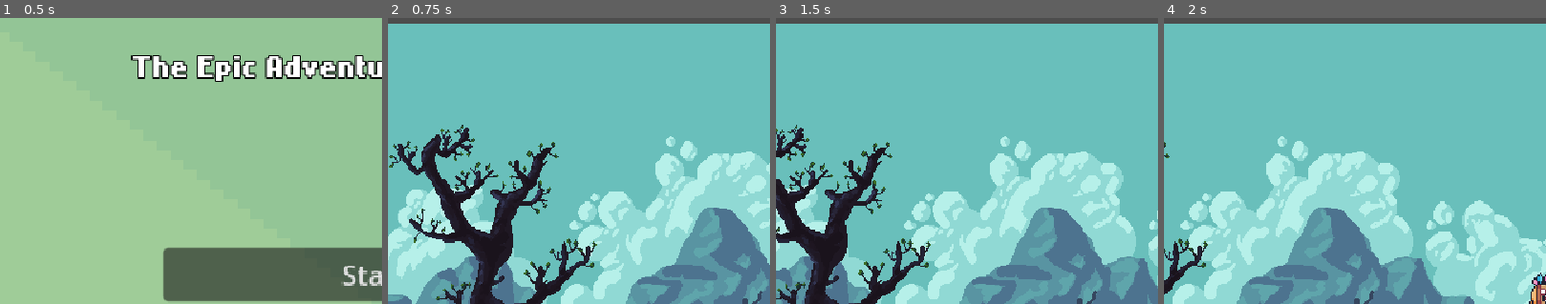
Above: before the commit, frames 1-4 (left to right).
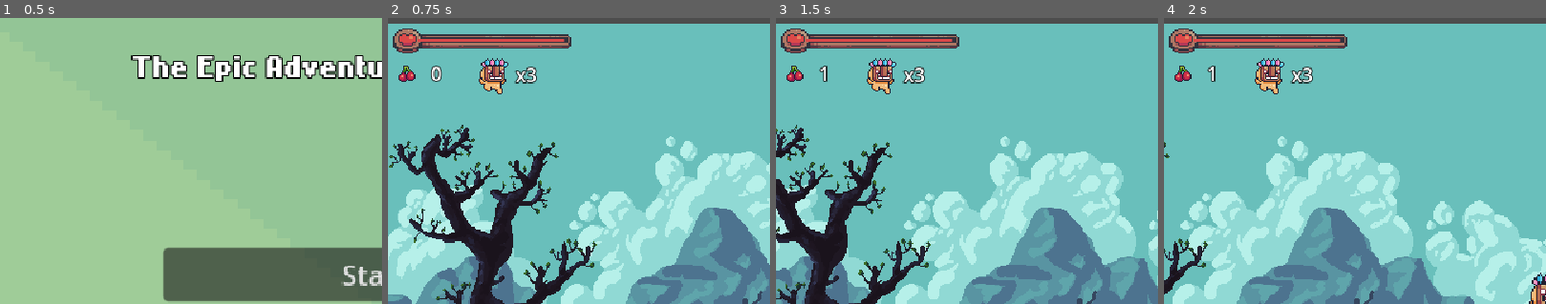
Above: after the commit, the same moments.

Repository: TheBasol/Mask-dude-adventure
Game: Godot game, scene res://main_menu.tscn
Two runs of this game, one before a commit and one after it. Both use one fixed random seed, a clock stepped at 60 frames per second and the inputs below.
Inputs:
- Up to frame 1 (0.5 s): no input
- Up to frame 2 (0.75 s): click "Start" at 0.5 s
- Up to frame 3 (1.5 s): tap Enter (ui_accept) at 1.25 s; hold Right (ui_right) from 1.28 s (still down); tap Z (dash) at 1.35 s
- Up to frame 4 (2 s): keep holding Right (ui_right); tap Enter (ui_accept) at 1.52 s
The pictures show only the part of the screen within x 0-50%, y 0-50%; the shares and areas given below are measured in that part.

Frame 1 is identical in both runs. In frame 2, 3.7% of the frame differs, in the area x 1-48%, y 3-27%; in frame 3, 3.7%; in frame 4, 3.7%.

Commit message:
invencibility and fix world 1

Diff:
--- a/Player/Player.tscn
+++ b/Player/Player.tscn
@@ -245,7 +245,6 @@
 script = ExtResource("3_tok1r")
 
 [node name="PlayerGUI" type="CanvasLayer" parent="."]
-visible = false
 
 [node name="HBoxContainer" type="HBoxContainer" parent="PlayerGUI"]
 offset_top = 31.0
@@ -388,5 +387,10 @@
 target_position = Vector2(18, 0)
 collision_mask = 4
 
+[node name="InvincibilityTimer" type="Timer" parent="."]
+wait_time = 0.4
+one_shot = true
+
 [connection signal="animation_finished" from="AnimationPlayer" to="StateMachine/TakeDamage" method="_on_animation_player_animation_finished"]
 [connection signal="timeout" from="StateMachine/Dash/DashTimer" to="StateMachine/Dash" method="_on_dash_timer_timeout"]
+[connection signal="timeout" from="InvincibilityTimer" to="." method="_on_invincibility_timer_timeout"]
--- a/Player/enemy.tscn
+++ b/Player/enemy.tscn
@@ -30,7 +30,7 @@
 
 [node name="RayCastWall" type="RayCast2D" parent="Raycasts" index="1"]
 target_position = Vector2(-20, 0)
-collision_mask = 4
+collision_mask = 6
 
 [node name="RaycasterTimer" type="Timer" parent="Raycasts" index="2"]
 one_shot = true
--- a/Scenes/world_2.tscn
+++ b/Scenes/world_2.tscn
@@ -9,6 +9,10 @@
 [ext_resource type="PackedScene" uid="uid://vcwd04l1skbv" path="res://Player/Player.tscn" id="7_6uuwl"]
 [ext_resource type="PackedScene" uid="uid://drbtqqb1l3xvs" path="res://Traps/saw.tscn" id="8_tmly8"]
 [ext_resource type="PackedScene" uid="uid://esgytss3prnn" path="res://Traps/fall_damage.tscn" id="9_wa2kw"]
+[ext_resource type="PackedScene" uid="uid://c5ld5s45w47ay" path="res://Traps/spikes.tscn" id="10_ico85"]
+[ext_resource type="PackedScene" uid="uid://dhmac15a3plyu" path="res://Player/enemy.tscn" id="11_hpuos"]
+[ext_resource type="PackedScene" uid="uid://kitcyx07v4yk" path="res://collectibles/fruit.tscn" id="12_21kcj"]
+[ext_resource type="PackedScene" uid="uid://56u1cs5ndod2" path="res://items/target_end.tscn" id="13_0sdjl"]
 
 [sub_resource type="TileSetAtlasSource" id="TileSetAtlasSource_21kcj"]
 texture = ExtResource("6_hpuos")
@@ -334,6 +338,12 @@
 terrain_set_0/terrain_0/color = Color(0.5, 0.34375, 0.25, 1)
 sources/0 = SubResource("TileSetAtlasSource_21kcj")
 
+[sub_resource type="Curve2D" id="Curve2D_wa2kw"]
+_data = {
+"points": PackedVector2Array(0, 0, 0, 0, 45, 27, 0, 0, 0, 0, 44, 29, 0, 0, 0, 0, 45, 27, 0, 0, 0, 0, 45, -3, 0, 0, 0, 0, 44, -22, 0, 0, 0, 0, 46, -43, 0, 0, 0, 0, 48, -68, 0, 0, 0, 0, 49, -108, 0, 0, 0, 0, 46, -136, 0, 0, 0, 0, 46, -167, 0, 0, 0, 0, 45, 27)
+}
+point_count = 11
+
 [node name="World_2" type="Node"]
 
 [node name="Background Parallax" type="Node" parent="."]
@@ -383,57 +393,202 @@
 tile_map_data = PackedByteArray("AAAAAB0AAAABAAkAAAABAB0AAAABAAkAAAABAB4AAAABAAkAAAAAAB4AAAABAAkAAAD//x4AAAABAAkAAAD//x …(18528 unchanged characters)…
 tile_set = SubResource("TileSet_0sdjl")
 
-[node name="Saw" parent="." instance=ExtResource("8_tmly8")]
-position = Vector2(180, 420)
-platformSpeed = 0.7
-
-[node name="trueSaw" parent="Saw" index="0"]
-position = Vector2(47, -15)
-
-[node name="dmgPlayer" parent="Saw/trueSaw" index="1"]
-dmg = 3
-
-[node name="PathFollow2D" parent="Saw/Path2D" index="0"]
-position = Vector2(45, 27)
-rotation = 2.0344439
-
-[node name="Saw2" parent="." instance=ExtResource("8_tmly8")]
-position = Vector2(272, 420)
-platformSpeed = 0.7
-
-[node name="trueSaw" parent="Saw2" index="0"]
-position = Vector2(47, -15)
-
-[node name="dmgPlayer" parent="Saw2/trueSaw" index="1"]
-dmg = 3
-
-[node name="PathFollow2D" parent="Saw2/Path2D" index="0"]
-position = Vector2(45, 27)
-rotation = 2.0344439
-
-[node name="Saw3" parent="." instance=ExtResource("8_tmly8")]
-position = Vector2(370, 420)
-platformSpeed = 0.7
-
-[node name="trueSaw" parent="Saw3" index="0"]
-position = Vector2(47, -15)
-
-[node name="dmgPlayer" parent="Saw3/trueSaw" index="1"]
-dmg = 3
-
-[node name="PathFollow2D" parent="Saw3/Path2D" index="0"]
-position = Vector2(45, 27)
-rotation = 2.0344439
-
 [node name="FallDamage" parent="." instance=ExtResource("9_wa2kw")]
-position = Vector2(-539, 485)
-scale = Vector2(1.5199976, 1)
+position = Vector2(-454, 555)
+scale = Vector2(16.035843, 0.80468845)
 
 [node name="Player" parent="." instance=ExtResource("7_6uuwl")]
 position = Vector2(-137.00006, 328)
 scale = Vector2(1.3106391, 1.423443)
 
-[editable path="Saw"]
-[editable path="Saw2"]
-[editable path="Saw3"]
+[node name="Traps" type="Node" parent="."]
+
+[node name="Saw" parent="Traps" instance=ExtResource("8_tmly8")]
+position = Vector2(180, 366)
+platformSpeed = 0.6
+
+[node name="trueSaw" parent="Traps/Saw" index="0"]
+position = Vector2(47, -15)
+
+[node name="dmgPlayer" parent="Traps/Saw/trueSaw" index="1"]
+dmg = 3
+
+[node name="Path2D" parent="Traps/Saw" index="1"]
+curve = SubResource("Curve2D_wa2kw")
+
+[node name="PathFollow2D" parent="Traps/Saw/Path2D" index="0"]
+position = Vector2(45, 27)
+rotation = 2.0344439
+
+[node name="Saw2" parent="Traps" instance=ExtResource("8_tmly8")]
+position = Vector2(275, 369)
+platformSpeed = 1.0
+
+[node name="trueSaw" parent="Traps/Saw2" index="0"]
+position = Vector2(47, -15)
+
+[node name="dmgPlayer" parent="Traps/Saw2/trueSaw" index="1"]
+dmg = 3
+
+[node name="Path2D" parent="Traps/Saw2" index="1"]
+curve = SubResource("Curve2D_wa2kw")
+
+[node name="PathFollow2D" parent="Traps/Saw2/Path2D" index="0"]
+position = Vector2(45, 27)
+rotation = 2.0344439
+
+[node name="Saw3" parent="Traps" instance=ExtResource("8_tmly8")]
+position = Vector2(379, 368)
+platformSpeed = 0.6
+
+[node name="trueSaw" parent="Traps/Saw3" index="0"]
+position = Vector2(47, -15)
+
+[node name="dmgPlayer" parent="Traps/Saw3/trueSaw" index="1"]
+dmg = 3
+
+[node name="Path2D" parent="Traps/Saw3" index="1"]
+curve = SubResource("Curve2D_wa2kw")
+
+[node name="PathFollow2D" parent="Traps/Saw3/Path2D" index="0"]
+position = Vector2(45, 27)
+rotation = 2.0344439
+
+[node name="Saw4" parent="Traps" instance=ExtResource("8_tmly8")]
+position = Vector2(1203, 419)
+platformSpeed = 0.6
+
+[node name="trueSaw" parent="Traps/Saw4" index="0"]
+position = Vector2(47, -15)
+
+[node name="dmgPlayer" parent="Traps/Saw4/trueSaw" index="1"]
+dmg = 3
+
+[node name="Path2D" parent="Traps/Saw4" index="1"]
+curve = SubResource("Curve2D_wa2kw")
+
+[node name="PathFollow2D" parent="Traps/Saw4/Path2D" index="0"]
+position = Vector2(45, 27)
+rotation = 2.0344439
+
+[node name="Saw5" parent="Traps" instance=ExtResource("8_tmly8")]
+position = Vector2(1523, 418)
+platformSpeed = 0.6
+
+[node name="trueSaw" parent="Traps/Saw5" index="0"]
+position = Vector2(47, -15)
+
+[node name="dmgPlayer" parent="Traps/Saw5/trueSaw" index="1"]
+dmg = 3
+
+[node name="Path2D" parent="Traps/Saw5" index="1"]
+curve = SubResource("Curve2D_wa2kw")
+
+[node name="PathFollow2D" parent="Traps/Saw5/Path2D" index="0"]
+position = Vector2(45, 27)
+rotation = 2.0344439
+
+[node name="Saw6" parent="Traps" instance=ExtResource("8_tmly8")]
+position = Vector2(1697, 420)
+platformSpeed = 0.6
+
+[node name="trueSaw" parent="Traps/Saw6" index="0"]
+position = Vector2(47, -15)
+
+[node name="dmgPlayer" parent="Traps/Saw6/trueSaw" index="1"]
+dmg = 3
+
+[node name="Path2D" parent="Traps/Saw6" index="1"]
+curve = SubResource("Curve2D_wa2kw")
+
+[node name="PathFollow2D" parent="Traps/Saw6/Path2D" index="0"]
+position = Vector2(45, 27)
+rotation = 2.0344439
+
+[node name="spikes" parent="Traps" instance=ExtResource("10_ico85")]
+position = Vector2(-29, 336)
+
+[node name="spikes2" parent="Traps" instance=ExtResource("10_ico85")]
+position = Vector2(46, 336)
+
+[node name="spikes3" parent="Traps" instance=ExtResource("10_ico85")]
+position = Vector2(676, 401)
+
+[node name="spikes7" parent="Traps" instance=ExtResource("10_ico85")]
+position = Vector2(519, 402)
+
+[node name="spikes4" parent="Traps" instance=ExtResource("10_ico85")]
+position = Vector2(859, 400)
+
+[node name="spikes8" parent="Traps" instance=ExtResource("10_ico85")]
+position = Vector2(1022, 400)
+
+[node name="spikes5" parent="Traps" instance=ExtResource("10_ico85")]
+position = Vector2(1380, 449)
+
+[node name="spikes6" parent="Traps" instance=ExtResource("10_ico85")]
+position = Vector2(1499, 449)
+
+[node name="Entitys" type="Node" parent="."]
+
+[node name="Enemy" parent="Entitys" instance=ExtResource("11_hpuos")]
+position = Vector2(585, 400)
+
+[node name="Enemy2" parent="Entitys" instance=ExtResource("11_hpuos")]
+position = Vector2(733, 399)
+
+[node name="Enemy3" parent="Entitys" instance=ExtResource("11_hpuos")]
+position = Vector2(987, 400)
+
+[node name="Enemy4" parent="Entitys" instance=ExtResource("11_hpuos")]
+position = Vector2(828, 399)
+
+[node name="Fruits" type="Node" parent="."]
+
+[node name="Fruit" parent="Fruits" instance=ExtResource("12_21kcj")]
+position = Vector2(1651, 438)
+
+[node name="Fruit2" parent="Fruits" instance=ExtResource("12_21kcj")]
+position = Vector2(1613, 440)
+
+[node name="Fruit3" parent="Fruits" instance=ExtResource("12_21kcj")]
+position = Vector2(1687, 444)
+
+[node name="Fruit4" parent="Fruits" instance=ExtResource("12_21kcj")]
+position = Vector2(1311, 442)
+
+[node name="Fruit5" parent="Fruits" instance=ExtResource("12_21kcj")]
+position = Vector2(1117, 421)
+
+[node name="Fruit6" parent="Fruits" instance=ExtResource("12_21kcj")]
+position = Vector2(920, 402)
+
+[node name="Fruit7" parent="Fruits" instance=ExtResource("12_21kcj")]
+position = Vector2(775, 400)
+
+[node name="Fruit8" parent="Fruits" instance=ExtResource("12_21kcj")]
+position = Vector2(616, 399)
+
+[node name="Fruit9" parent="Fruits" instance=ExtResource("12_21kcj")]
+position = Vector2(372, 412)
+
+[node name="Fruit10" parent="Fruits" instance=ExtResource("12_21kcj")]
+position = Vector2(268, 406)
+
+[node name="Fruit13" parent="Fruits" instance=ExtResource("12_21kcj")]
+position = Vector2(228, 239)
+
+[node name="Fruit14" parent="Fruits" instance=ExtResource("12_21kcj")]
+position = Vector2(-254, 339)
+
+[node name="TargetEnd" parent="." instance=ExtResource("13_0sdjl")]
+position = Vector2(2019, 397)
+nextLevel = "res://main_menu.tscn"
+
 [editable path="Player"]
+[editable path="Traps/Saw"]
+[editable path="Traps/Saw2"]
+[editable path="Traps/Saw3"]
+[editable path="Traps/Saw4"]
+[editable path="Traps/Saw5"]
+[editable path="Traps/Saw6"]
--- a/Scripts/StateMachine/take_damage.gd
+++ b/Scripts/StateMachine/take_damage.gd
@@ -5,9 +5,12 @@
 	anim_player.play("hurt")
 	player.area_to_take_damage.set_deferred("disabled",true)
 	player.velocity.y = -player.jump
+	player.invincibility_timer.start()
 
 
 func state_physics_process(delta):
+	if not player.invincibility_timer.is_stopped():
+		player.sprite_2d.modulate.a = sin(Time.get_ticks_msec() * 0.02) * 0.5 + 0.5
 	var direction = Input.get_axis("ui_left","ui_right")
 	player.sprite_2d.flip_h = direction < 0 if direction != 0 else player.sprite_2d.flip_h
 	player.velocity.x = direction * player.speed
@@ -18,4 +21,3 @@
 func _on_animation_player_animation_finished(anim_name: StringName) -> void:
 	if anim_name == "hurt":
 		state_machine.transition_to("Idle")
-		player.area_to_take_damage.set_deferred("disabled",false)
--- a/Scripts/player.gd
+++ b/Scripts/player.gd
@@ -23,6 +23,7 @@
 @onready var lifes_ui: Label = $PlayerGUI/HBoxContainer2/Lifes
 @onready var wall_ray_cast_top: RayCast2D = $WallSlide/WallRayCastTop
 @onready var wall_ray_cast_bottom: RayCast2D = $WallSlide/WallRayCastBottom
+@onready var invincibility_timer: Timer = $InvincibilityTimer
 
 
 
@@ -31,6 +32,7 @@
 	$PlayerGUI/ProgressBar.value = health
 	fruits_2.text = str(Global.fruits)
 	lifes_ui.text = "x"+str(Global.lifes)
+
 	gui_animation_player.play("Transition_Anim")
 	Global.player = self
 
@@ -54,6 +56,7 @@
 
 func dead():
 	Global.lifes -= 1
+	Global.health = 10
 	if  Global.lifes <= 0:
 		Global.lifes = 3
 		Global.health = 10
@@ -77,3 +80,9 @@
 
 func updateUiFruits():
 	fruits_2.text = str(Global.fruits)
+
+
+func _on_invincibility_timer_timeout() -> void:
+	print("Invencibilidad terminada")
+	area_to_take_damage.set_deferred("disabled", false)
+	sprite_2d.modulate.a = 1.0
--- a/Scripts/spikes.gd
+++ b/Scripts/spikes.gd
@@ -1,5 +1 @@
 extends Node2D
-
-
-func _on_area_2d_body_entered(body: Node2D) -> void:
-	print(body)
--- a/items/target_end.gd
+++ b/items/target_end.gd
@@ -4,4 +4,7 @@
 
 func _on_body_entered(body: Node2D) -> void:
 	if body is Player:
+		Global.health = body.health
+		if nextLevel.contains("menu"):
+			Global.health = 10
 		body.transition_to_scene(nextLevel)
Not shown: 1 places in Scenes/world_2.tscn that only renumber resources
